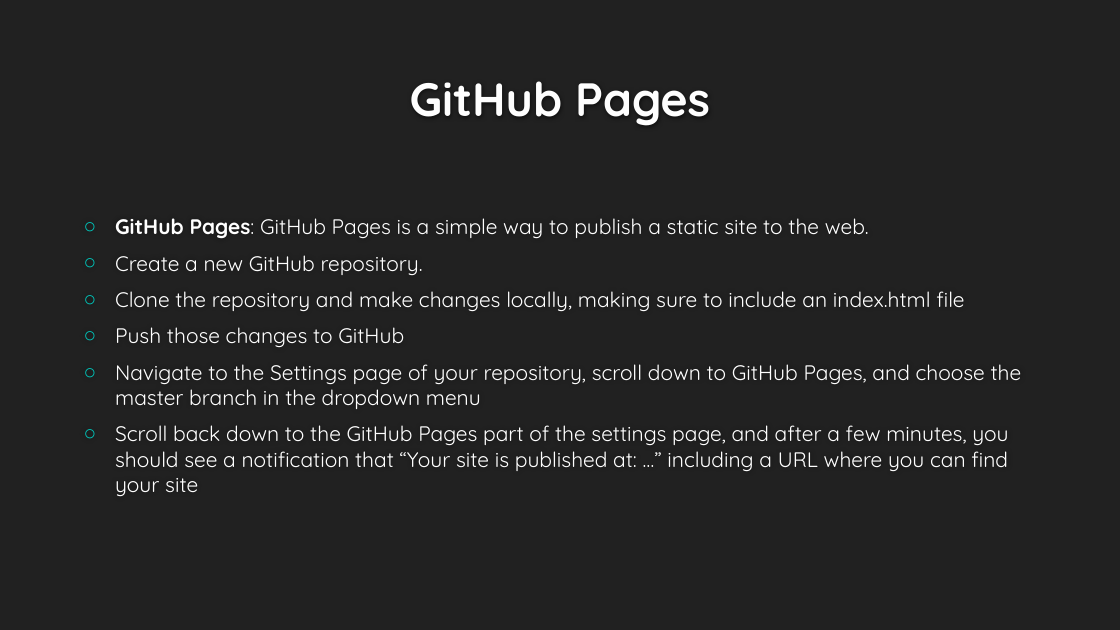
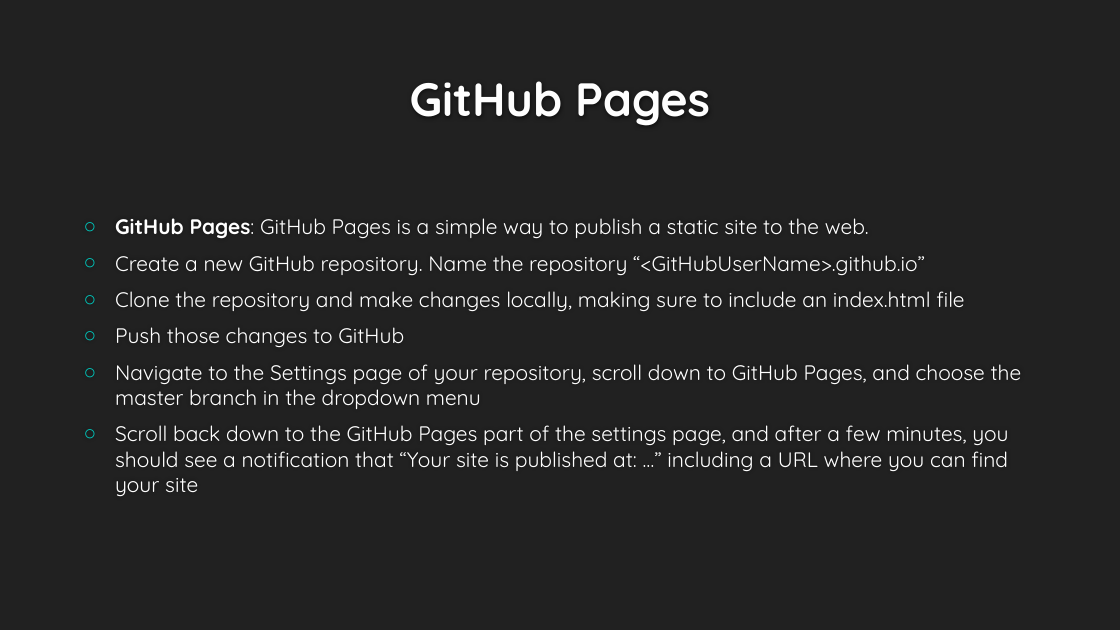
Before and after one commit to UWIComputingSociety-sta/UWICS_GitHub_Intro, a slide deck: slide 18 of UWICS_Git.pptx. Drawn at 1120x630 pixels with LibreOffice and Linux fonts; fonts in the diff are those of the drawing; background and template pictures are left out. Boxes give left, top, right and bottom in pixels: in the first picture for what was removed or moved away, otherwise in the second. Text is boxed around its words. In the diff, an @@ line names an element or a change of style, - is before the commit and + after.

```diff
--- a/UWICS_Git.pptx
+++ b/UWICS_Git.pptx
@@ text at box(115, 255, 925, 275): text changed @@
-○ Create a new GitHub repository.
+○ Create a new GitHub repository. Name the repository “<GitHubUserName>.github.io”
```
Also in this commit, not shown: 3 other slides changed.
